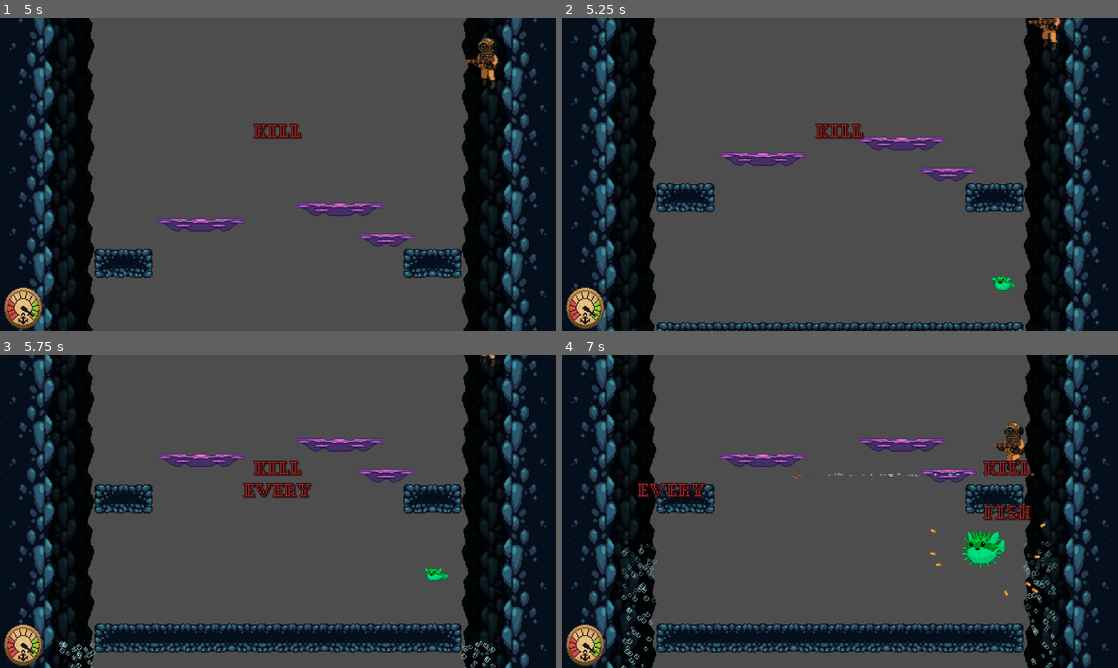
Above: before the commit, frames 1-4 (two rows, left to right).
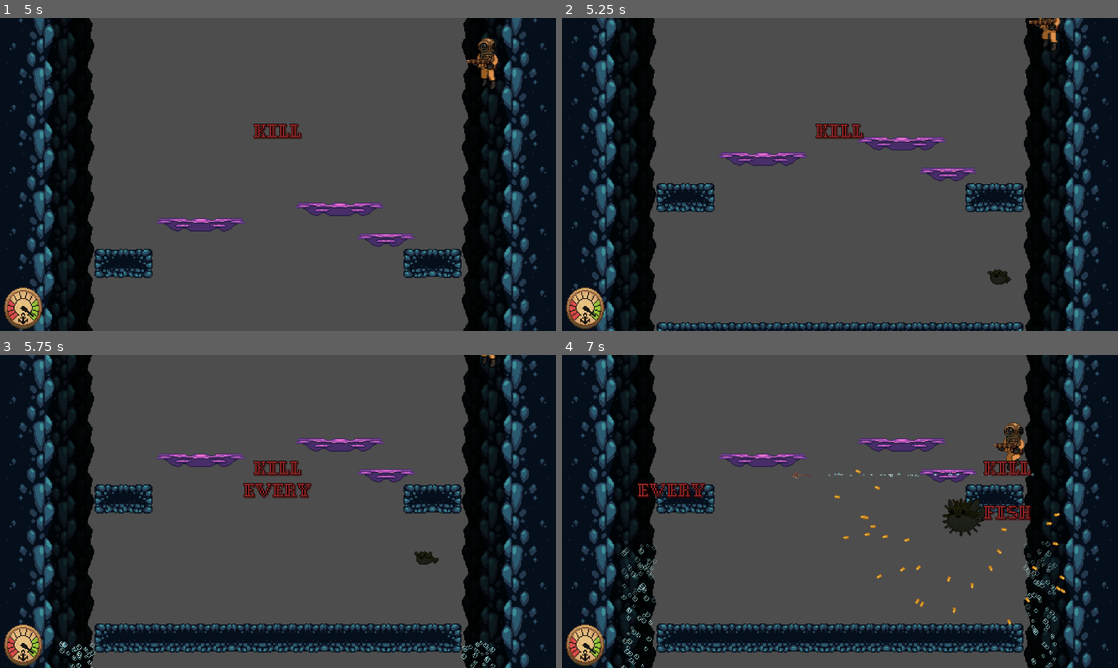
Above: after the commit, the same moments.

Repository: teamjakojaannos/ld57-depths
Game: Godot game, scene res://main.tscn
The game is run twice, just before and just after one commit, with the same random seed, the same clock (stepped at 60 frames per second) and the same inputs.
Inputs:
- Up to frame 1 (5 s): tap Enter (ui_accept) at 0.5 s; hold Z (attack_1) 0.53-1.28 s; hold Right (right) 0.53-2.03 s; tap Space (jump) at 0.77, 1.52, 3.02, 3.77, 4.52 s; tap X (attack_2) at 1.35, 2.85, 4.35 s; hold Left (left) 2.03-2.78 s; hold Z (attack_1) 2.03-2.78 s; hold Right (right) 2.78-4.28 s; hold Z (attack_1) 3.53-4.28 s; hold Left (left) from 4.28 s (still down)
- Up to frame 2 (5.25 s): release Left (left) at 5.03 s; hold Right (right) from 5.03 s (still down); hold Z (attack_1) from 5.03 s (still down)
- Up to frame 3 (5.75 s): keep holding Right (right); keep holding Z (attack_1)
- Up to frame 4 (7 s): release Right (right) at 5.78 s; release Z (attack_1) at 5.78 s; hold Left (left) from 5.78 s (still down); tap X (attack_2) at 5.85 s; tap Space (jump) at 6.02, 6.77 s; hold Z (attack_1) from 6.53 s (still down)

Frame 1 is identical in both runs. In frame 2, 0.2% of the frame differs, in the area x 76-82%, y 80-88%; in frame 3, 0.3%; in frame 4, 1.6%, in the area x 48-91%, y 36-87%.

Commit message:
add eeeeeeeeeel to spawn pool

Diff:
--- a/levels/game.tscn
+++ b/levels/game.tscn
@@ -11,6 +11,7 @@
 [ext_resource type="PackedScene" uid="uid://dobo0jchxjqeg" path="res://fish/spiky_puffer_fish/spike_fish_medium.tscn" id="7_ol2u7"]
 [ext_resource type="PackedScene" uid="uid://ex2yq61nhl0k" path="res://fish/spiky_puffer_fish/spike_fish_hard.tscn" id="8_aumgp"]
 [ext_resource type="PackedScene" uid="uid://bdnlkcnniiuq8" path="res://fish/spiky_puffer_fish/spike_fish_good_luck.tscn" id="9_0u5wd"]
+[ext_resource type="PackedScene" uid="uid://lpjtb8lmu68i" path="res://fish/eel/eel.tscn" id="10_0u5wd"]
 [ext_resource type="Texture2D" uid="uid://b4yqypvnttqx3" path="res://fish/vittumies.png" id="10_6f163"]
 [ext_resource type="Script" uid="uid://jcukg176hd42" path="res://levels/background.gd" id="10_yyd14"]
 [ext_resource type="Script" uid="uid://c7m15n72b5j4x" path="res://ui/objective_overlay.gd" id="11_5ycdb"]
@@ -241,7 +242,7 @@
 script = ExtResource("1_vhr6a")
 level_height_in_tiles = 36
 level_part_prefabs = Array[PackedScene]([ExtResource("2_kc1m6"), ExtResource("3_y7kp8"), ExtResource("4_ughyh"), ExtResource("5_y7kp8")])
-enemy_prefabs = Array[PackedScene]([ExtResource("3_vpik0"), ExtResource("7_ol2u7"), ExtResource("8_aumgp"), ExtResource("9_0u5wd")])
+enemy_prefabs = Array[PackedScene]([ExtResource("3_vpik0"), ExtResource("7_ol2u7"), ExtResource("8_aumgp"), ExtResource("9_0u5wd"), ExtResource("10_0u5wd")])
 
 [node name="Level" parent="EndlessLevel" instance=ExtResource("1_748nt")]
 no_blocker = true
@@ -330,7 +331,6 @@
 
 [node name="Player" parent="." groups=["player"] instance=ExtResource("4_vpik0")]
 position = Vector2(0, -96)
-collision_layer = 2
 collision_mask = 1
 
 [node name="Overlay" type="CanvasLayer" parent="."]
Not shown: 1 places in levels/game.tscn that only renumber resources
